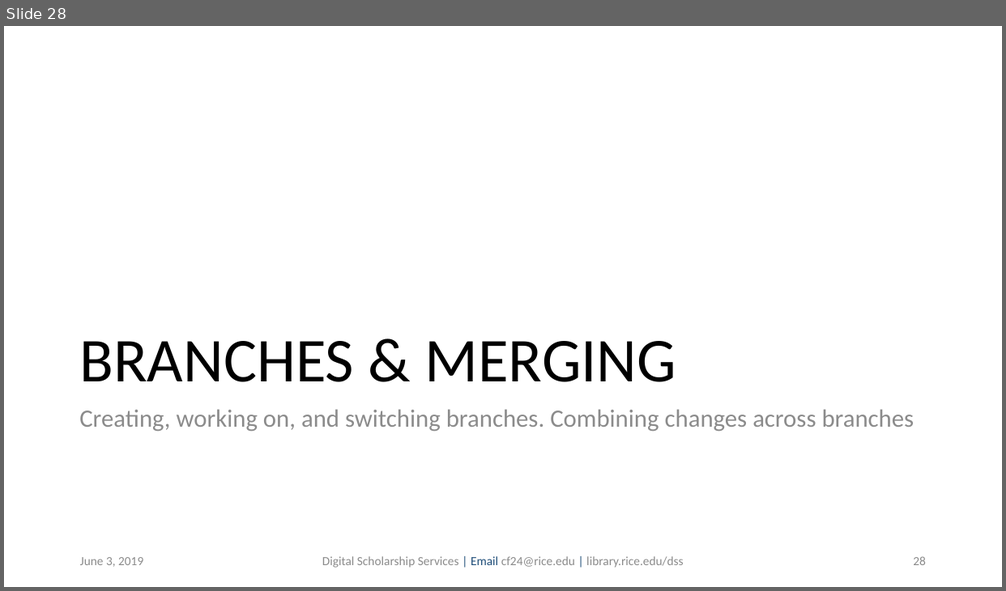
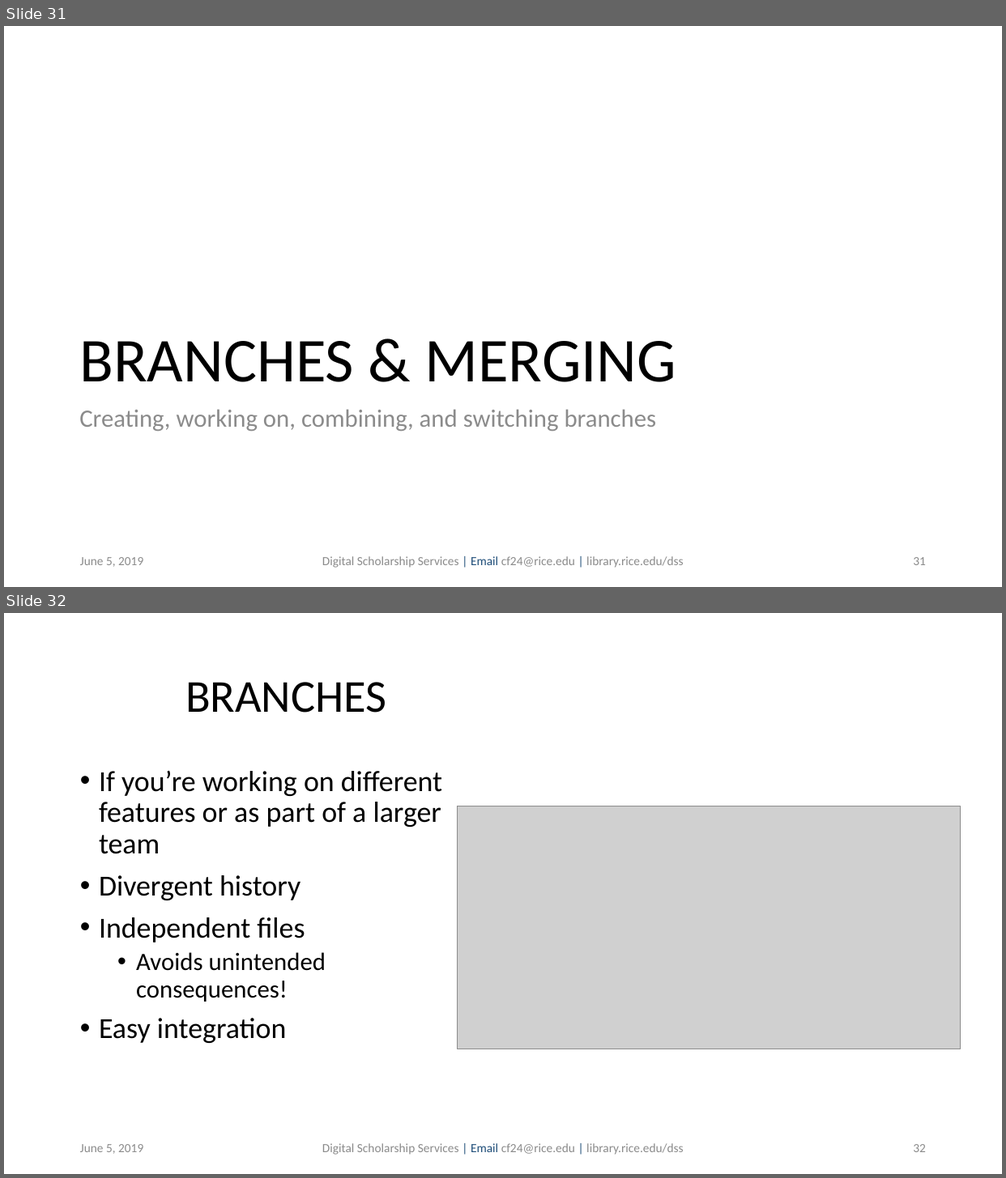
Before and after one commit to bakitybacon/rice-data-and-donuts, a slide deck: github/Introduction to Git & Github.pptx. Shown one above the other, each under a label of ours: slide 28 before the commit, slides 31 and 32 after it. The pictures are 1006x591 and 1006x1178 pixels, drawn with LibreOffice and Linux fonts; fonts in the diff are those of the drawing; grey boxes stand for pictures; background and template pictures are left out. Boxes give left, top, right and bottom in pixels: in the first picture for what was removed or moved away, otherwise in the second. Text is boxed around its words. In the diff, an @@ line names an element or a change of style, - is before the commit and + after.

```diff
--- a/github/Introduction to Git & Github.pptx
+++ b/github/Introduction to Git & Github.pptx
@@ slide 32 added at [4, 613, 1002, 1174], background #FFFFFF @@
@@ title added at [185, 682, 387, 713], 44 pt, text #000000 @@
+BRANCHES
@@ text added at [99, 770, 442, 1043], 28 pt, text #000000 @@
+• If you’re working on different features or as part of a larger team
+• Divergent history
+• Independent files
+  • Avoids unintended consequences!
+• Easy integration
@@ picture added at [457, 806, 961, 1049] @@
@@ text added at [80, 1144, 143, 1154], 12 pt, text #8C8C8C @@
+June 5, 2019
@@ text added at [322, 1144, 683, 1155], 12 pt, text #8C8C8C @@
+Digital Scholarship Services | Email cf24@rice.edu | library.rice.edu/dss
@@ page number added at [913, 1144, 926, 1152], 12 pt, text #8C8C8C @@
+32
@@ what was slide 28 is now slide 31 @@
@@ slide 31 changed as well @@
@@ text at [79, 409, 657, 431]: text changed @@
-Creating, working on, and switching branches. Combining changes across branches
+Creating, working on, combining, and switching branches
@@ text at [80, 557, 143, 567]: text changed @@
-June 3, 2019
+June 5, 2019
@@ page number at [913, 557, 926, 565]: text changed @@
-28
+31
```
Also in this commit, not shown: 27 other slides changed, 11 other slides added.
